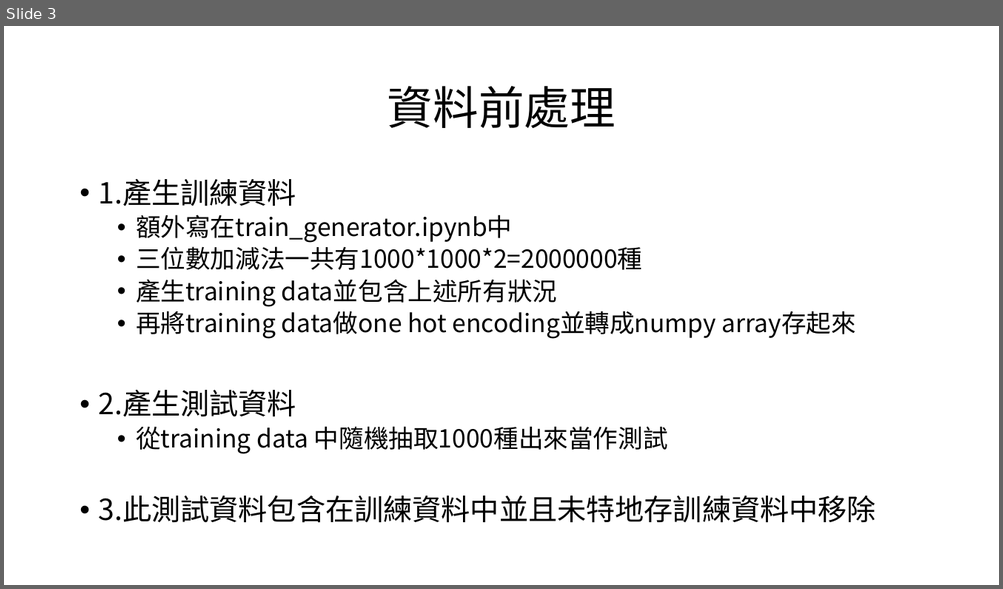
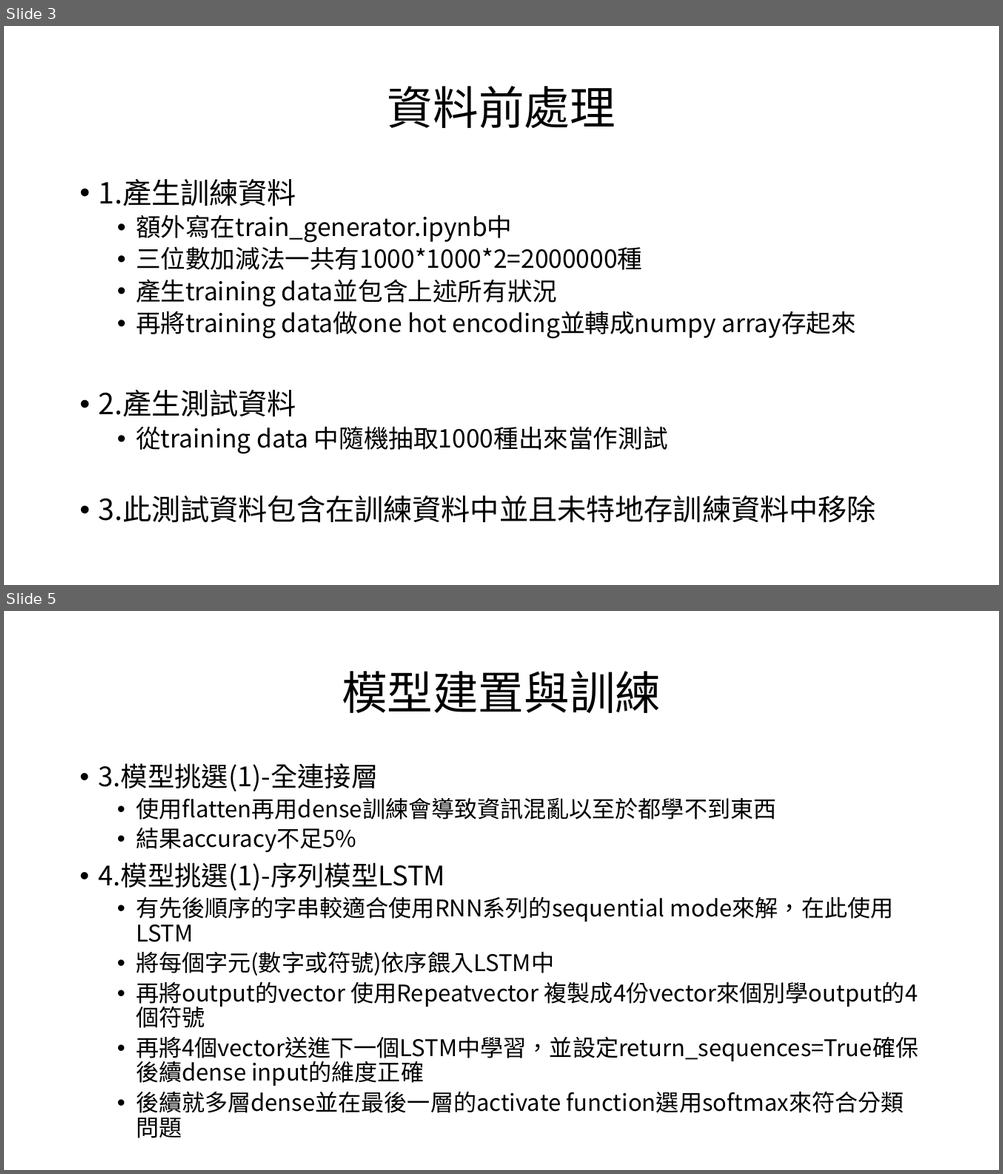
Before and after one commit to solitude6060/Adder_Subtractor, a slide deck: hw2.pptx. Shown one above the other, each under a label of ours: slide 3 before the commit, slides 3 and 5 after it; the slides between them are not shown. The pictures are 1003x589 and 1003x1174 pixels, drawn with LibreOffice and Linux fonts; fonts in the diff are those of the drawing. Boxes give left, top, right and bottom in pixels: in the first picture for what was removed or moved away, otherwise in the second. Text is boxed around its words. In the diff, an @@ line names an element or a change of style, - is before the commit and + after.

```diff
--- a/hw2.pptx
+++ b/hw2.pptx
@@ slide 5 added at <box>4,611,999,1170</box>, background #FFFFFF @@
@@ title added at <box>341,671,660,713</box>, 44 pt, text #000000 @@
+模型建置與訓練
@@ text added at <box>99,763,918,1113</box>, 22.2 pt, text #000000 @@
+• 3.模型挑選(1)-全連接層
+  • 使用flatten再用dense訓練會導致資訊混亂以至於都學不到東西
+  • 結果accuracy不足5%
+• 4.模型挑選(1)-序列模型LSTM
+  • 有先後順序的字串較適合使用RNN系列的sequential mode來解，在此使用LSTM
+  • 將每個字元(數字或符號)依序餵入LSTM中
+  • 再將output的vector 使用Repeatvector 複製成4份vector來個別學output的4個符號
+  • 再將4個vector送進下一個LSTM中學習，並設定return_sequences=True確保後續dense input的維度正確
+  • 後續就多層dense並在最後一層的activate function選用softmax來符合分類問題
```
Also in this commit, not shown: 2 slides changed, 2 other slides added, 5 other files.
